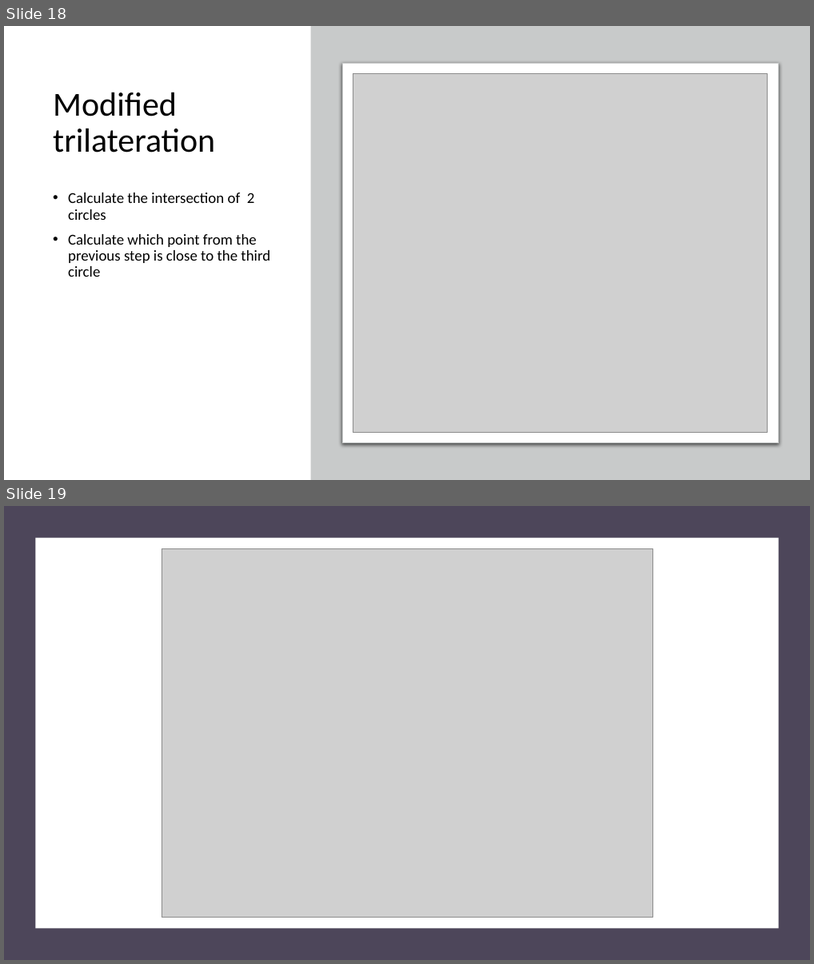
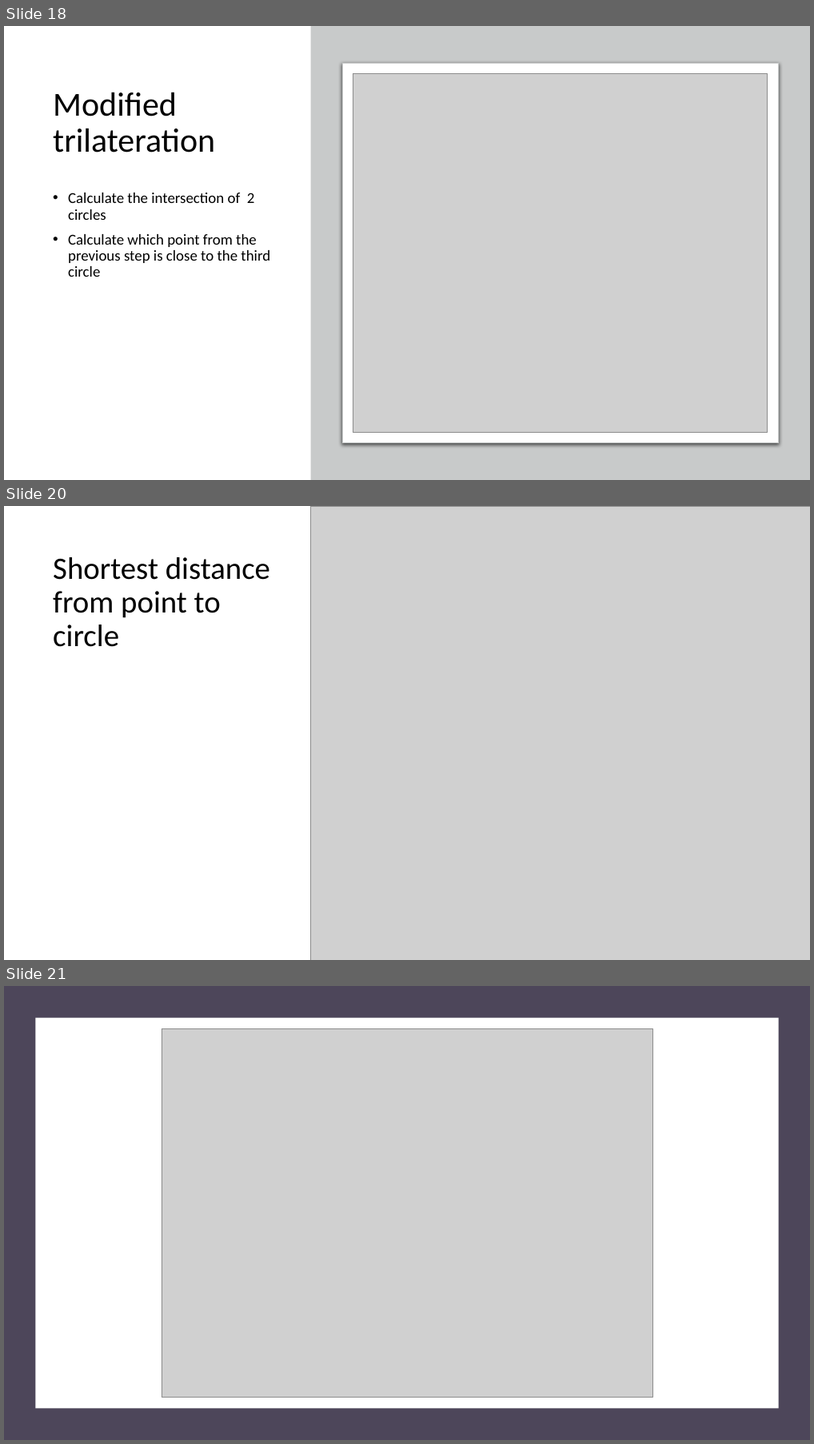
Before and after one commit to raulvel/licenta, a slide deck: Velcherean_Raul_presentation.pptx. Shown one above the other, each under a label of ours: slides 18 and 19 before the commit, slides 18, 20 and 21 after it; the slides between them are not shown. The pictures are 814x964 and 814x1444 pixels, drawn with LibreOffice and Linux fonts; fonts in the diff are those of the drawing; grey boxes stand for pictures. Boxes give left, top, right and bottom in pixels: in the first picture for what was removed or moved away, otherwise in the second. Text is boxed around its words. In the diff, an @@ line names an element or a change of style, - is before the commit and + after.

```diff
--- a/Velcherean_Raul_presentation.pptx
+++ b/Velcherean_Raul_presentation.pptx
@@ slide 20 added at (4,506,810,960), background #FFFFFF @@
@@ picture added at (310,506,810,960) @@
@@ title added at (53,557,270,647), 37 pt, text #000000 @@
+Shortest distance from point to circle
@@ what was slide 19 is now slide 21 @@
```
Also in this commit, not shown: 1 other slide added, 1 other file.
